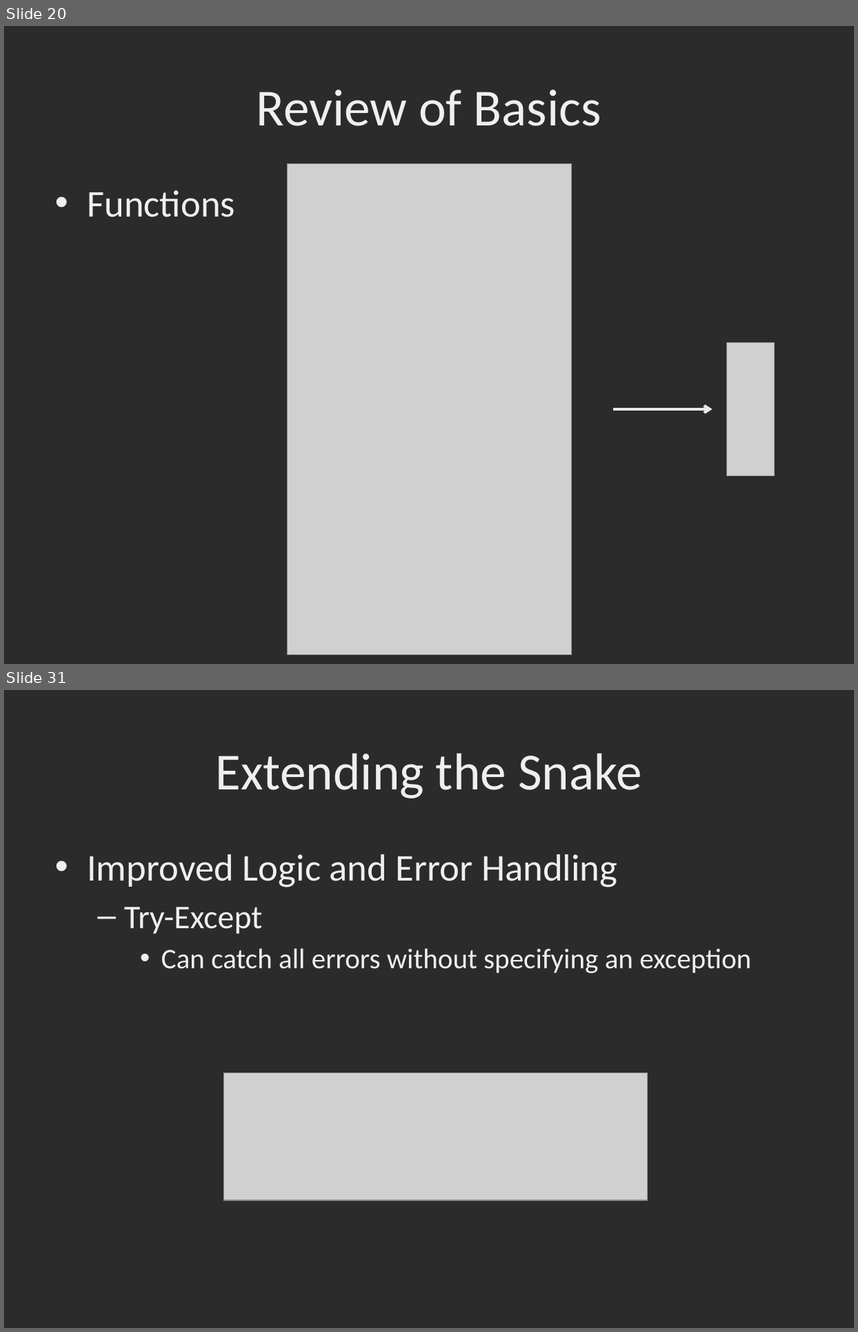
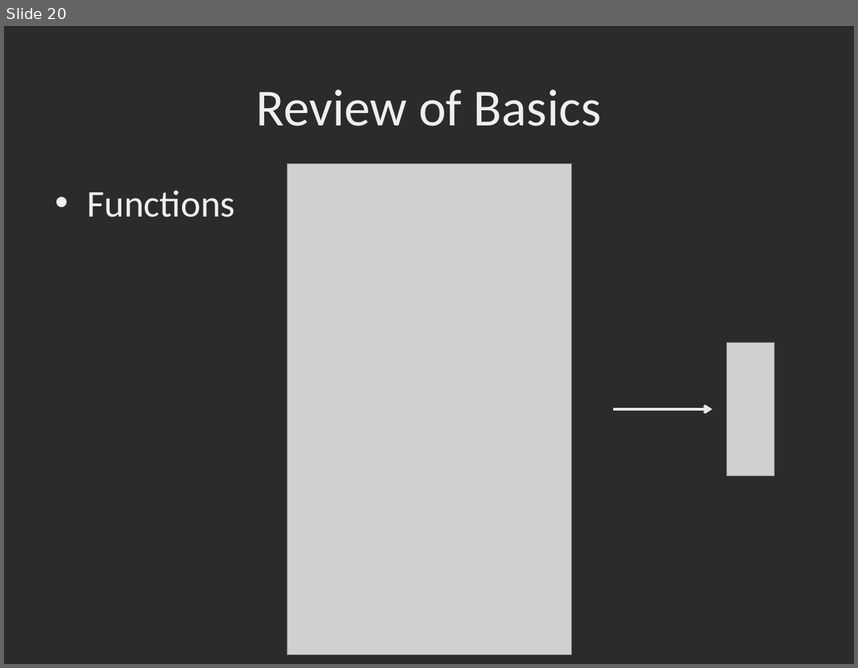
Before and after one commit to dbowmans46/PracticalProgramming, a slide deck: Session 7 - Python/Instructional Material/Session 7 - Python.pptx. Shown one above the other, each under a label of ours: slides 20 and 31 before the commit, slide 20 after it; the slides between them are not shown. The pictures are 858x1332 and 858x668 pixels, drawn with LibreOffice and Linux fonts; fonts in the diff are those of the drawing; grey boxes stand for pictures; background and template pictures are left out; a plain dark background stands for a picture behind light text. Boxes give left, top, right and bottom in pixels: in the first picture for what was removed or moved away, otherwise in the second. Text is boxed around its words. In the diff, an @@ line names an element or a change of style, - is before the commit and + after.

```diff
--- a/Session 7 - Python/Instructional Material/Session 7 - Python.pptx
+++ b/Session 7 - Python/Instructional Material/Session 7 - Python.pptx
@@ slide 31 removed at [4, 690, 854, 1328], background picture (left out) @@
@@ title removed at [215, 753, 642, 798] @@
-Extending the Snake
@@ text removed at [87, 854, 751, 973] @@
-• Improved Logic and Error Handling
-  – Try-Except
-    • Can catch all errors without specifying an exception
@@ picture removed at [223, 1072, 646, 1200] @@
```
Also in this commit, not shown: 94 other slides removed, 9 other files.
